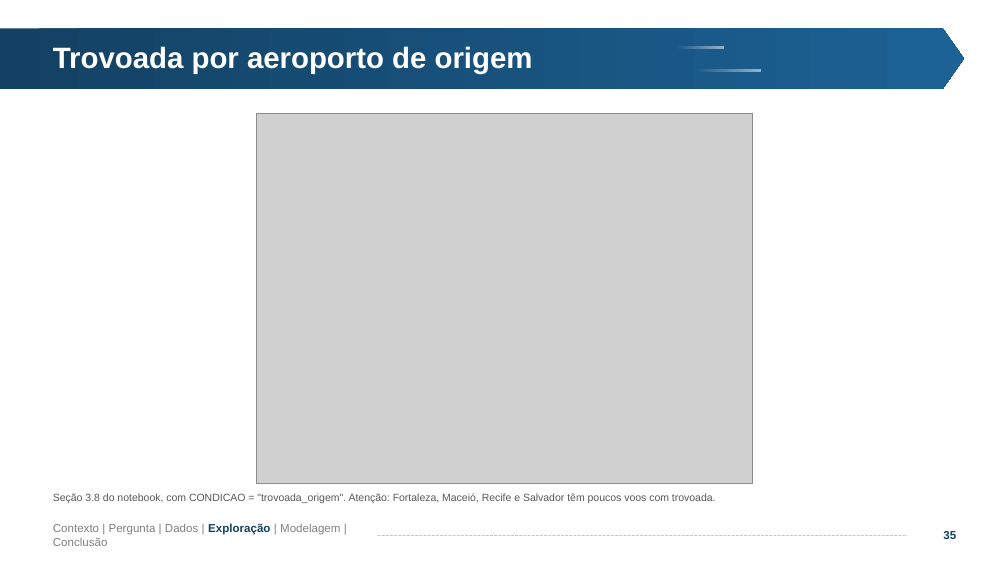
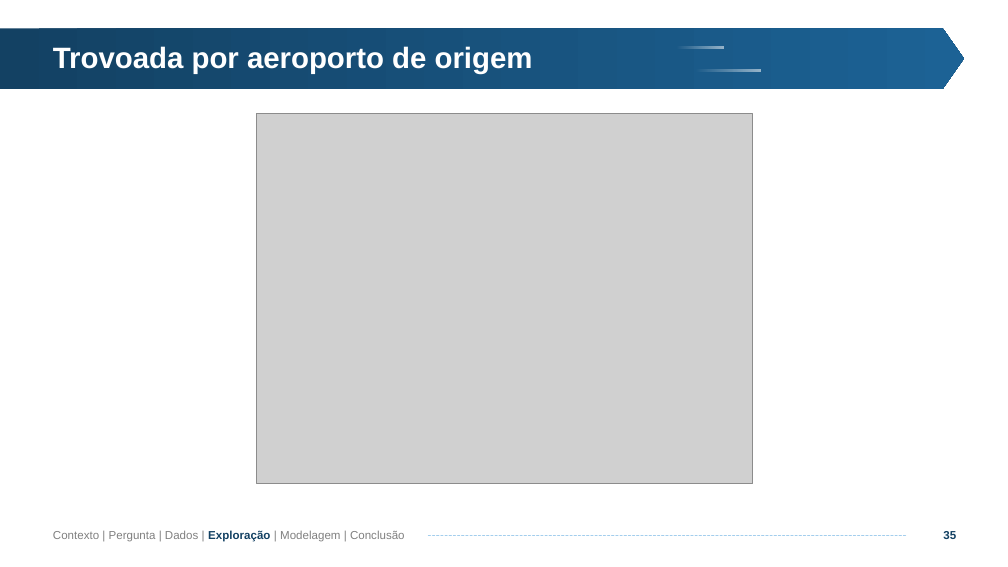
Before and after one commit to Matex0406/Projeto_2_CB, a slide deck: slide 35 of Projeto 2 - CB.pptx. Drawn at 1008x567 pixels with LibreOffice and Linux fonts; fonts in the diff are those of the drawing; grey boxes stand for pictures; background and template pictures are left out. Boxes give left, top, right and bottom in pixels: in the first picture for what was removed or moved away, otherwise in the second. Text is boxed around its words. In the diff, an @@ line names an element or a change of style, - is before the commit and + after.

```diff
--- a/Projeto 2 - CB.pptx
+++ b/Projeto 2 - CB.pptx
@@ text removed at [53,493,716,503] @@
-Seção 3.8 do notebook, com CONDICAO = "trovoada_origem". Atenção: Fortaleza, Maceió, Recife e Salvador têm poucos voos com trovoada.
@@ text "Contexto | Pergunta | Dados ..." rewrapped from [53,523,340,546] to [53,530,405,542] @@
@@ line moved from (378, 535) - (907, 535) to (429, 535) - (907, 535) @@
```
Also in this commit, not shown: 30 other slides changed, 2 other files.
